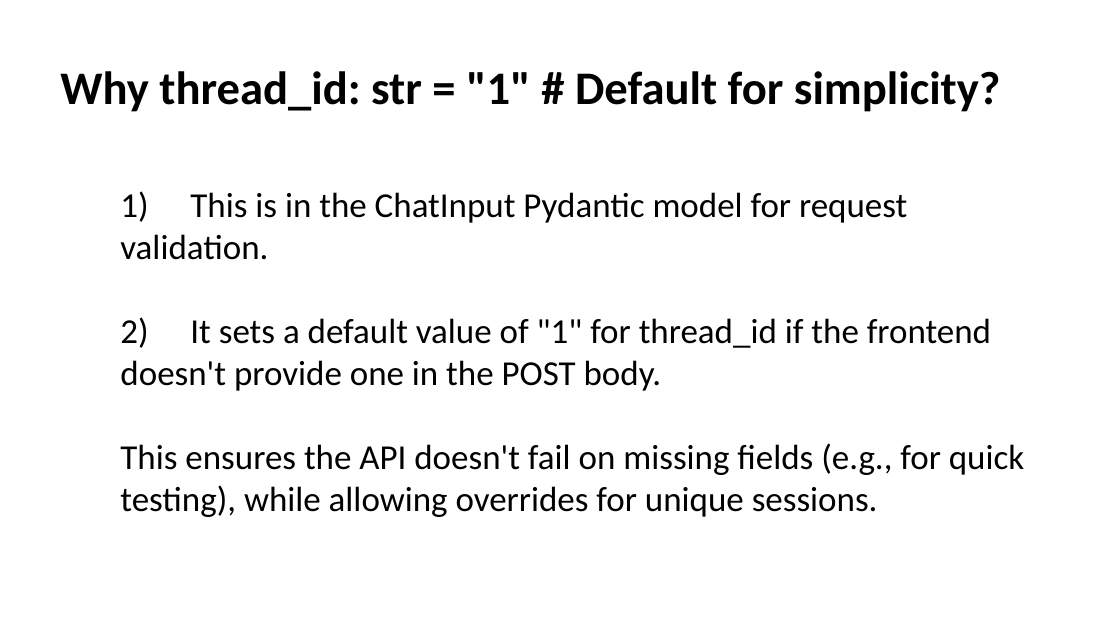
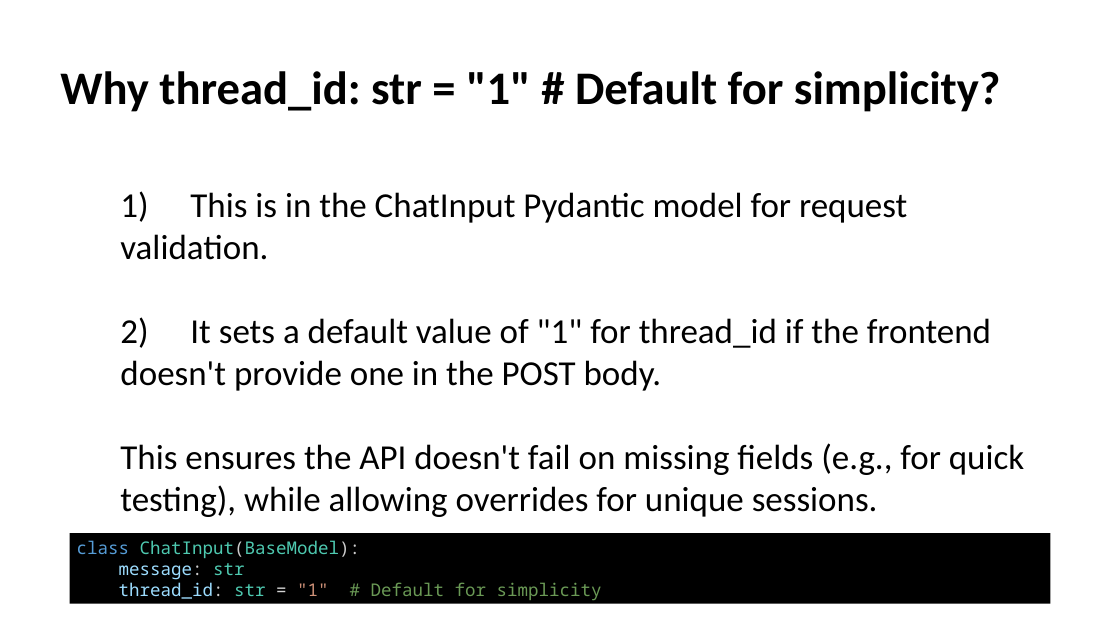
Before and after one commit to enoch-sit/proj01_chatbot_edu, a slide deck: slide 41 of week08/AI Agent Design III LangSmith-and-Evaluation-Frameworks.pptx (slide 33 before the commit). Drawn at 1120x630 pixels with LibreOffice and Linux fonts; fonts in the diff are those of the drawing. Boxes give left, top, right and bottom in pixels: in the first picture for what was removed or moved away, otherwise in the second. Text is boxed around its words. In the diff, an @@ line names an element or a change of style, - is before the commit and + after.

```diff
--- a/week08/AI Agent Design III LangSmith-and-Evaluation-Frameworks.pptx
+++ b/week08/AI Agent Design III LangSmith-and-Evaluation-Frameworks.pptx
@@ rectangle added at <box>69,533,1050,604</box>, fill #000000, 18 pt, text #4EC9B0 @@
+class ChatInput(BaseModel):
+message: str
+thread_id: str = "1" # Default for simplicity
```
Also in this commit, not shown: 2 other slides changed, 10 slides added, 1 slide removed, 3 other files.
